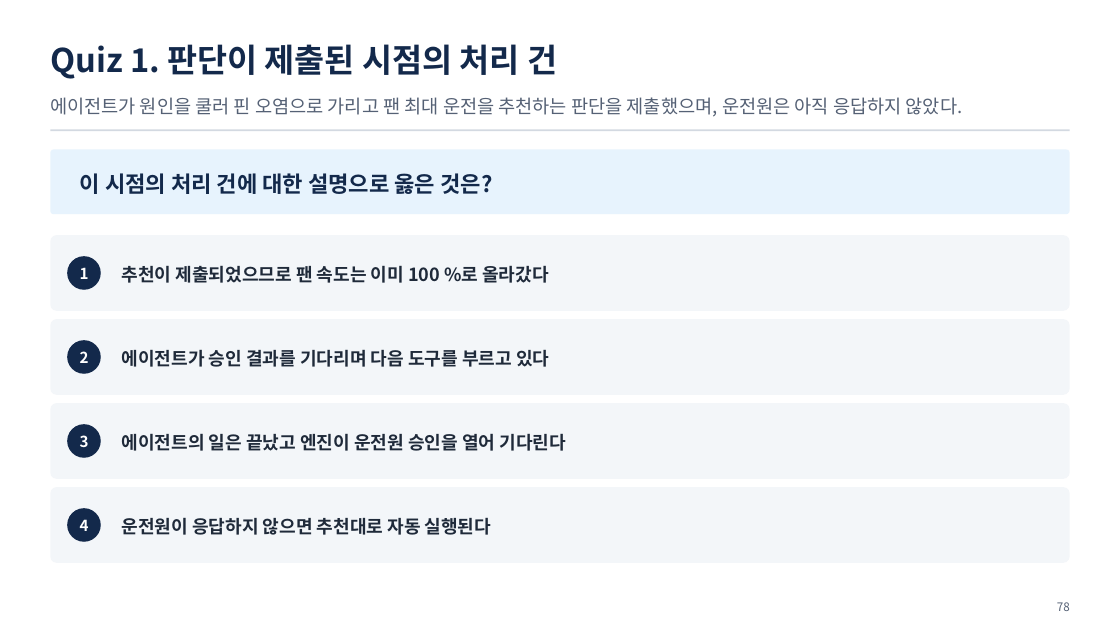
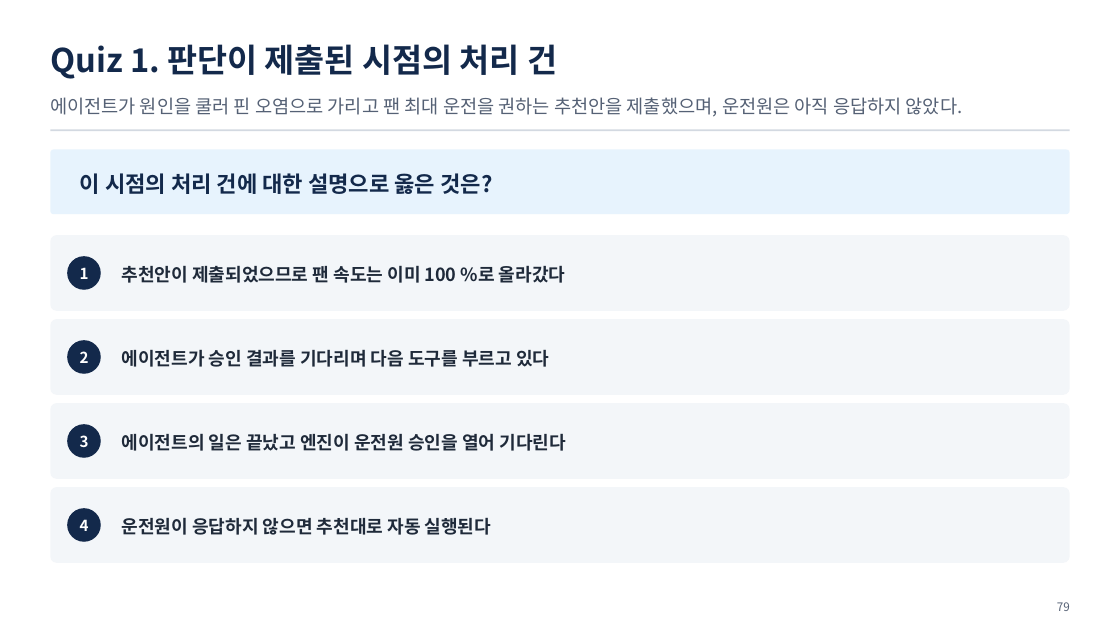
Before and after one commit to uengine-oss/hyd-iot-edu, a slide deck: slide 79 of docs/교재/통합반/11일차/통합반_11일차.pptx (slide 78 before the commit). Drawn at 1120x630 pixels with LibreOffice and Linux fonts; fonts in the diff are those of the drawing. Boxes give left, top, right and bottom in pixels: in the first picture for what was removed or moved away, otherwise in the second. Text is boxed around its words. In the diff, an @@ line names an element or a change of style, - is before the commit and + after.

```diff
--- a/docs/교재/통합반/11일차/통합반_11일차.pptx
+++ b/docs/교재/통합반/11일차/통합반_11일차.pptx
@@ text at [50,97,963,117]: text changed @@
-에이전트가 원인을 쿨러 핀 오염으로 가리고 팬 최대 운전을 추천하는 판단을 제출했으며, 운전원은 아직 응답하지 않았다.
+에이전트가 원인을 쿨러 핀 오염으로 가리고 팬 최대 운전을 권하는 추천안을 제출했으며, 운전원은 아직 응답하지 않았다.
@@ text at [122,266,566,283]: text changed @@
-추천이 제출되었으므로 팬 속도는 이미 100 %로 올라갔다
+추천안이 제출되었으므로 팬 속도는 이미 100 %로 올라갔다
@@ text at [1057,602,1070,611]: text changed @@
-78
+79
```
Also in this commit, not shown: 47 other slides changed, 2 slides added, 1 slide removed, 7 other files.
